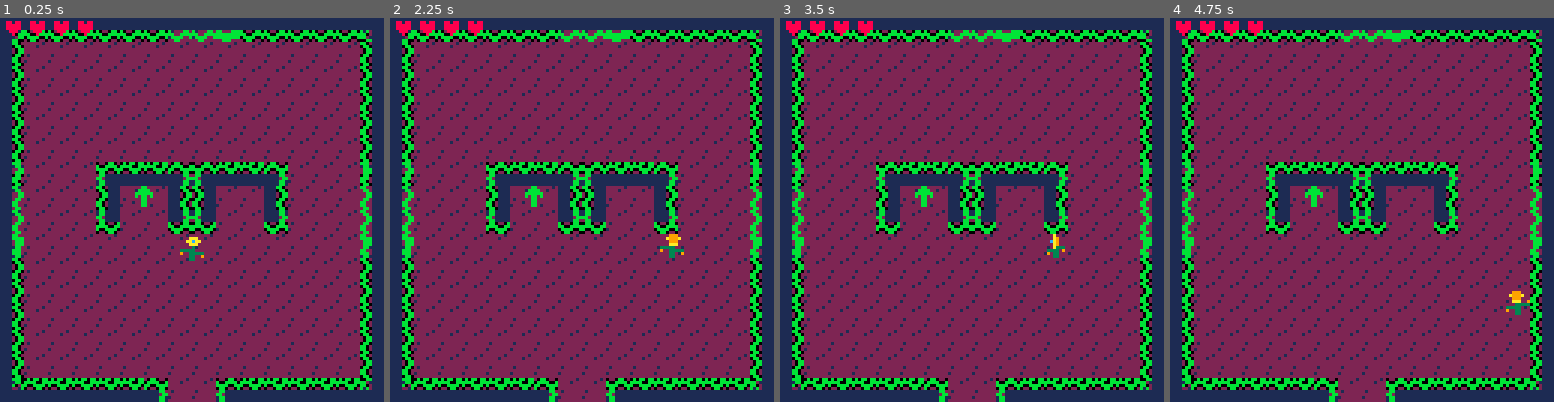
Above: before the commit, frames 1-4 (left to right).
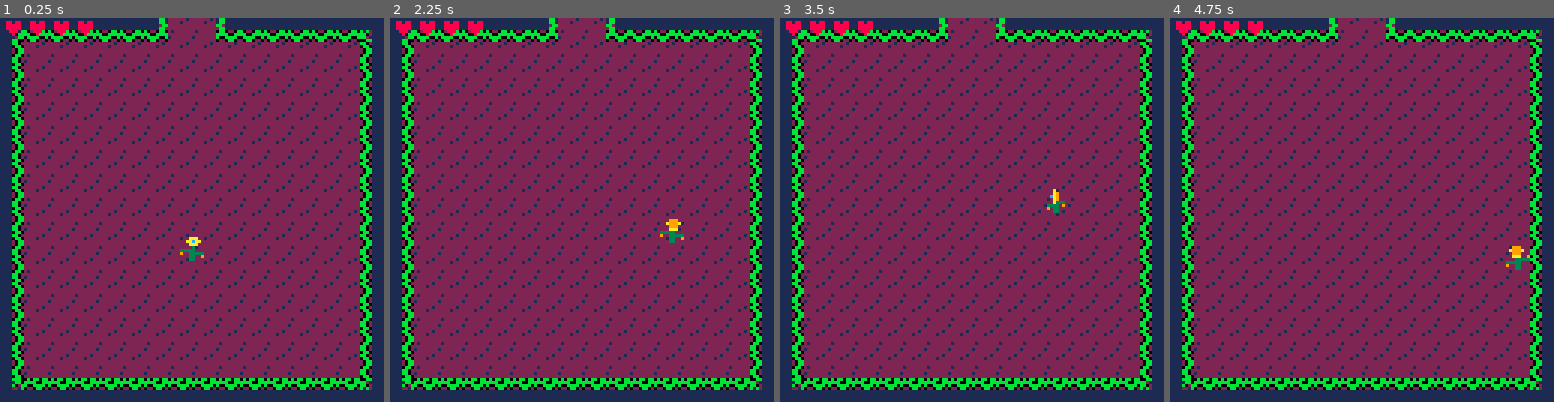
Above: after the commit, the same moments.

Repository: acwright/PICO-8
Game: PICO-8 cartridge ldjam/ldjam.p8
Same seed, same stepped clock (60 frames per second), same inputs: the game is played once before the commit and once after it.
Inputs:
- Up to frame 1 (0.25 s): no input
- Up to frame 2 (2.25 s): tap X (X key) at 0.33, 1.07, 1.85 s; tap O (Z key) at 0.7, 1.7, 2.1 s; hold Right 1.6-2.1 s; hold Up from 2.15 s (still down)
- Up to frame 3 (3.5 s): release Up at 2.42 s; hold Right 2.47-3.03 s; tap O (Z key) at 2.5, 2.9, 3.3 s; tap X (X key) at 2.97 s; hold Left from 3.08 s (still down)
- Up to frame 4 (4.75 s): release Left at 3.58 s; hold Down 3.63-3.97 s; tap O (Z key) at 3.7, 4.1, 4.5 s; hold Right 4.02-4.68 s; tap X (X key) at 4.08 s; hold Up from 4.73 s (still down)

The runs differ from the first frame. In frame 1, 8.1% of the frame differs, in the area x 3-97%, y 0-100%; in frame 2, 8.3%; in frame 3, 8.2%; in frame 4, 8.4%.

Commit message:
Level 3 map correct

Diff:
--- a/ldjam/ldjam.p8
+++ b/ldjam/ldjam.p8
@@ -62,7 +62,7 @@
 
 function init_game()
 	rooms=init_rooms()
-	room=rooms[1]
+	room=rooms[80]
 
 	player=init_player()
 	waves={}
@@ -709,9 +709,14 @@
 
 	local room_59=init_room(11,{nil,60,nil,66},{})
 	local room_60=init_room(2,{59,61,nil,nil},{})
-	local room_61=init_room(0,{60,62,nil,67},{})
-	local room_62=init_room(0,{61,63,nil,68},{})
-	local room_63=init_room(0,{62,64,nil,69},{})
+	local room_61=init_room(8,{60,62,nil,67},{})
+	local room_62=init_room(11,{61,63,nil,68},{})
+	local room_63=init_room(0,{62,64,nil,69},{
+		init_item(6,0,2),
+		init_item(7,0,2),
+		init_item(8,0,2),
+		init_item(9,0,2)
+	})
 	local room_64=init_room(2,{63,65,nil,nil},{})
 	local room_65=init_room(8,{64,nil,nil,70},{})
 	local room_66=init_room(3,{nil,nil,59,71},{})
@@ -719,38 +724,93 @@
 	local room_68=init_room(3,{67,69,62,74},{})
 	local room_69=init_room(3,{68,nil,63,75},{})
 	local room_70=init_room(3,{nil,nil,65,77},{})
-	local room_71=init_room(0,{nil,72,66,78},{})
+	local room_71=init_room(0,{nil,72,66,78},{
+		init_item(0,6,17),
+		init_item(0,7,17),
+		init_item(0,8,17),
+		init_item(0,9,17)
+	})
 	local room_72=init_room(2,{71,73,nil,nil},{})
-	local room_73=init_room(0,{72,74,67,79},{})
-	local room_74=init_room(0,{73,75,68,80},{})
-	local room_75=init_room(0,{74,76,69,81},{})
+	local room_73=init_room(0,{72,74,67,79},{
+		init_item(15,6,19),
+		init_item(15,7,19),
+		init_item(15,8,19),
+		init_item(15,9,19)
+	})
+	local room_74=init_room(13,{73,75,68,80},{})
+	local room_75=init_room(0,{74,76,69,81},{
+		init_item(0,6,17),
+		init_item(0,7,17),
+		init_item(0,8,17),
+		init_item(0,9,17)
+	})
 	local room_76=init_room(2,{75,77,nil,82},{})
-	local room_77=init_room(0,{76,nil,70,83},{})
-	local room_78=init_room(0,{nil,nil,71,84},{})
+	local room_77=init_room(10,{76,nil,70,83},{})
+	local room_78=init_room(0,{nil,nil,71,84},{
+		init_item(0,6,17),
+		init_item(0,7,17),
+		init_item(0,8,17),
+		init_item(0,9,17),
+		init_item(15,6,19),
+		init_item(15,7,19),
+		init_item(15,8,19),
+		init_item(15,9,19)
+	})
 	local room_79=init_room(13,{nil,80,73,86},{})
 	local room_80=init_room(1,{79,81,74,87},{
+		init_item(0,6,17),
+		init_item(0,7,17),
+		init_item(0,8,17),
+		init_item(0,9,17),
+		init_item(6,0,2),
+		init_item(7,0,2),
+		init_item(8,0,2),
+		init_item(9,0,2),
 		init_down_elevator(21),
 		init_up_elevator(102)
 	})
 	local room_81=init_room(0,{80,82,75,88},{})
 	local room_82=init_room(2,{81,83,76,89},{})
-	local room_83=init_room(0,{82,nil,77,83},{})
-	local room_84=init_room(0,{nil,85,78,91},{})
+	local room_83=init_room(14,{82,nil,77,83},{})
+	local room_84=init_room(0,{nil,85,78,91},{
+		init_item(0,6,17),
+		init_item(0,7,17),
+		init_item(0,8,17),
+		init_item(0,9,17)
+	})
 	local room_85=init_room(2,{84,86,nil,nil},{})
-	local room_86=init_room(0,{85,87,79,nil},{})
+	local room_86=init_room(0,{85,87,79,nil},{
+		init_item(6,0,2),
+		init_item(7,0,2),
+		init_item(8,0,2),
+		init_item(9,0,2),
+		init_item(6,15,34),
+		init_item(7,15,34),
+		init_item(8,15,34),
+		init_item(9,15,34)
+	})
 	local room_87=init_room(0,{86,88,80,92},{})
 	local room_88=init_room(0,{87,89,81,93},{})
 	local room_89=init_room(2,{88,90,nil,nil},{})
-	local room_90=init_room(0,{89,nil,nil,94},{})
+	local room_90=init_room(8,{89,nil,nil,94},{})
 	local room_91=init_room(3,{nil,nil,84,95},{})
 	local room_92=init_room(3,{nil,nil,87,98},{})
 	local room_93=init_room(3,{nil,nil,88,99},{})
 	local room_94=init_room(3,{nil,nil,90,101},{})
 	local room_95=init_room(9,{nil,96,91,nil},{})
 	local room_96=init_room(2,{95,97,nil,nil},{})
-	local room_97=init_room(0,{96,98,nil,nil},{})
-	local room_98=init_room(0,{97,nil,92,nil},{})
-	local room_99=init_room(0,{nil,100,93,nil},{})
+	local room_97=init_room(0,{96,98,nil,nil},{
+		init_item(6,0,2),
+		init_item(7,0,2),
+		init_item(8,0,2),
+		init_item(9,0,2),
+		init_item(6,15,34),
+		init_item(7,15,34),
+		init_item(8,15,34),
+		init_item(9,15,34)
+	})
+	local room_98=init_room(10,{97,nil,92,nil},{})
+	local room_99=init_room(9,{nil,100,93,nil},{})
 	local room_100=init_room(2,{99,101,nil,nil},{})
 	local room_101=init_room(10,{100,nil,94,nil},{})
 
